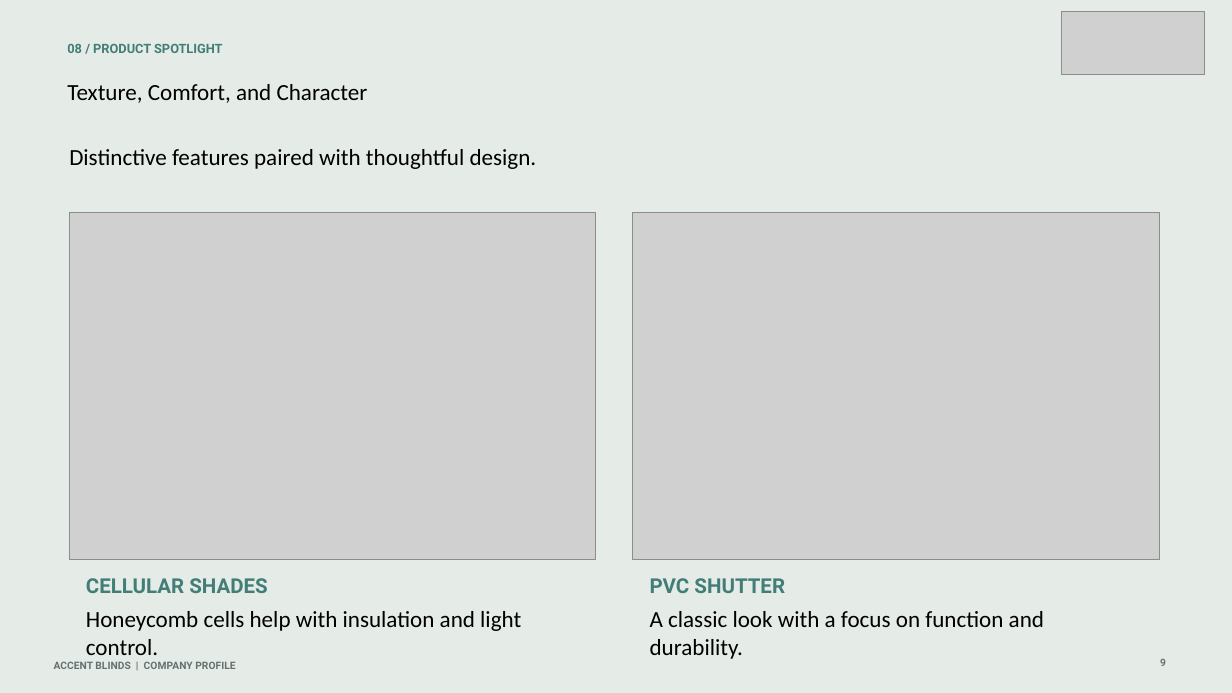
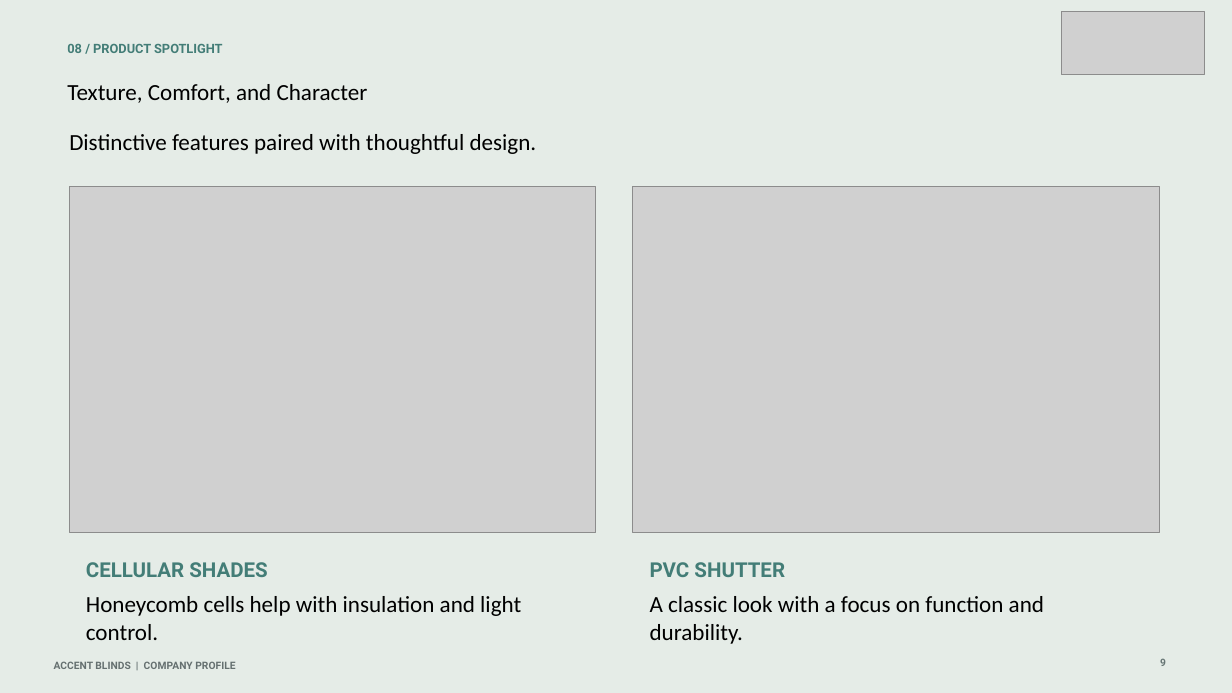
Before and after one commit to rzndkprtm/boosproject, a slide deck: slide 9 of Accent_Blinds_Company_Profile_English_Elegant_Cover.pptx. Drawn at 1232x693 pixels with LibreOffice and Linux fonts; fonts in the diff are those of the drawing; grey boxes stand for pictures. Boxes give left, top, right and bottom in pixels: in the first picture for what was removed or moved away, otherwise in the second. Text is boxed around its words. In the diff, an @@ line names an element or a change of style, - is before the commit and + after.

```diff
--- a/Accent_Blinds_Company_Profile_English_Elegant_Cover.pptx
+++ b/Accent_Blinds_Company_Profile_English_Elegant_Cover.pptx
@@ picture: place and size @@
-picture at (69, 213, 596, 559)
+picture at (69, 187, 596, 533)
@@ picture: place and size @@
-picture at (633, 213, 1160, 559)
+picture at (633, 187, 1160, 533)
@@ 5 texts: place and size @@
-5 texts at (69, 149, 1044, 655)
+5 texts at (69, 134, 1044, 640)
```
Also in this commit, not shown: 3 other slides changed, 5 other files.
